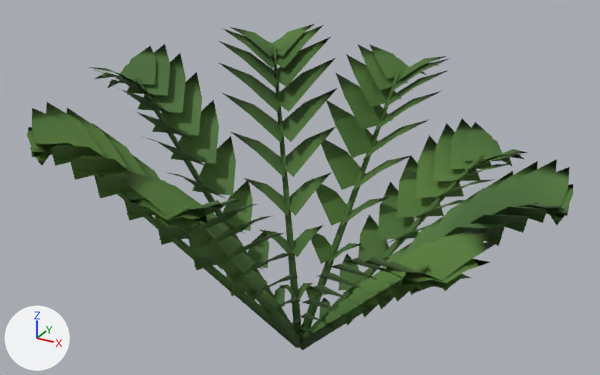
An edit to the glTF model game/assets/nature/biome/fern_clump_a.glb, drawn before and after from the same camera.
One viewpoint serves both versions: a 50 mm camera at (1.025, -1.996, 1.553) aimed at (-0.074, 0.003, 0.554). Lighting does not change. The marker at lower left points along +X, +Y and +Z. The older version comes first. Vertices at exactly the same position are counted once.

In view in the first picture: 'fern_clump_a'.
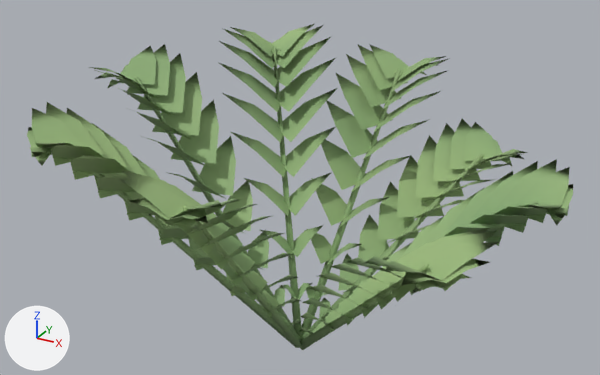
The change, as a diff of the scene's bpy script:
```diff
--- a/game/assets/nature/biome/fern_clump_a.glb.py
+++ b/game/assets/nature/biome/fern_clump_a.glb.py
@@ me_fern_clump_a @@
 me_fern_clump_a.from_pydata(...)  # 928 vertices, 592 faces; spans x -0.657..0.751, y -0.632..0.72, z 0.017..0.917
 # used by ob_fern_clump_a; location = (-0.047, -0.044, 0.0)
+# me_fern_clump_a part 1: 592 faces centred in x -0.635..0.731, y -0.587..0.699, z 0.03..0.896 are repainted in the vertex colours; the middle colour goes from dark green #486f2f to green #91b076
 me_fern_clump_a.materials.append(mat_biome_vcol)
```

Pixel boxes (x1, y1, x2, y2) of what changed, in the pictures (600 x 375 px):
part 1 of me_fern_clump_a, recoloured (dark green to green)
    both: (27, 25, 573, 350)
